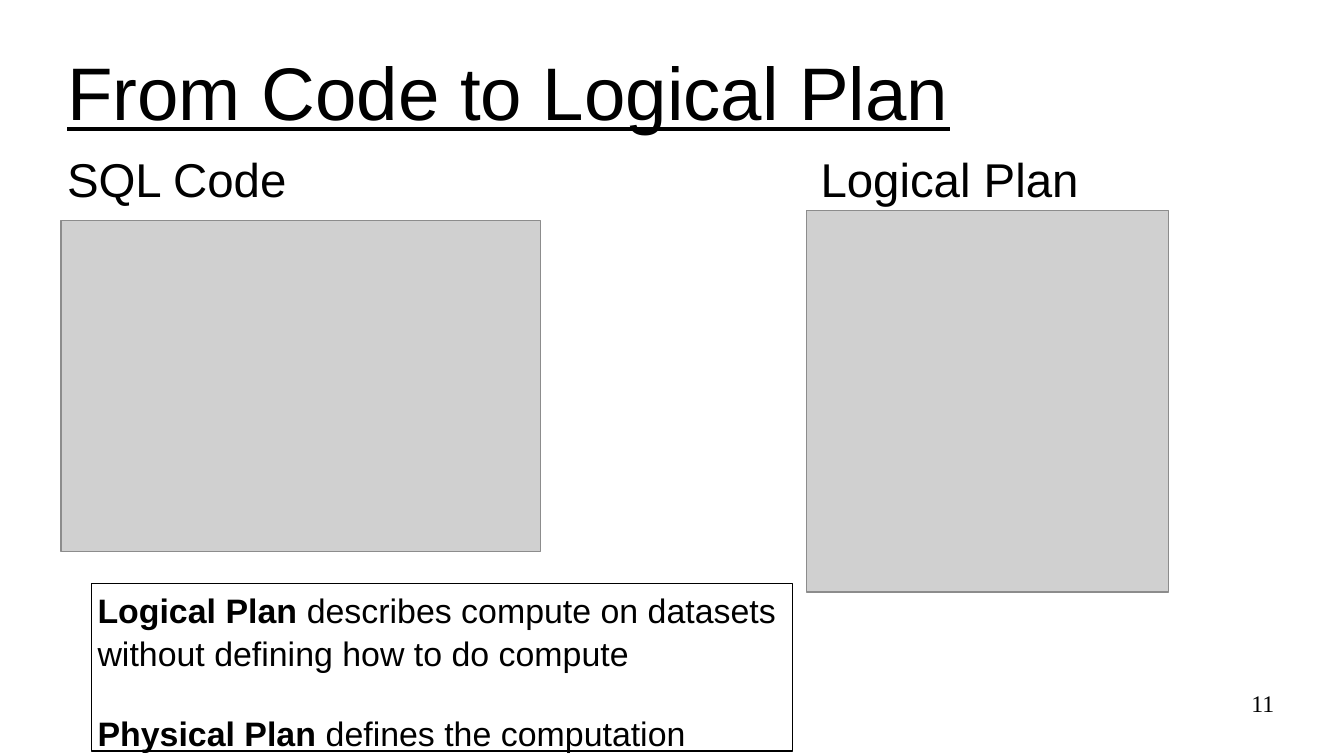
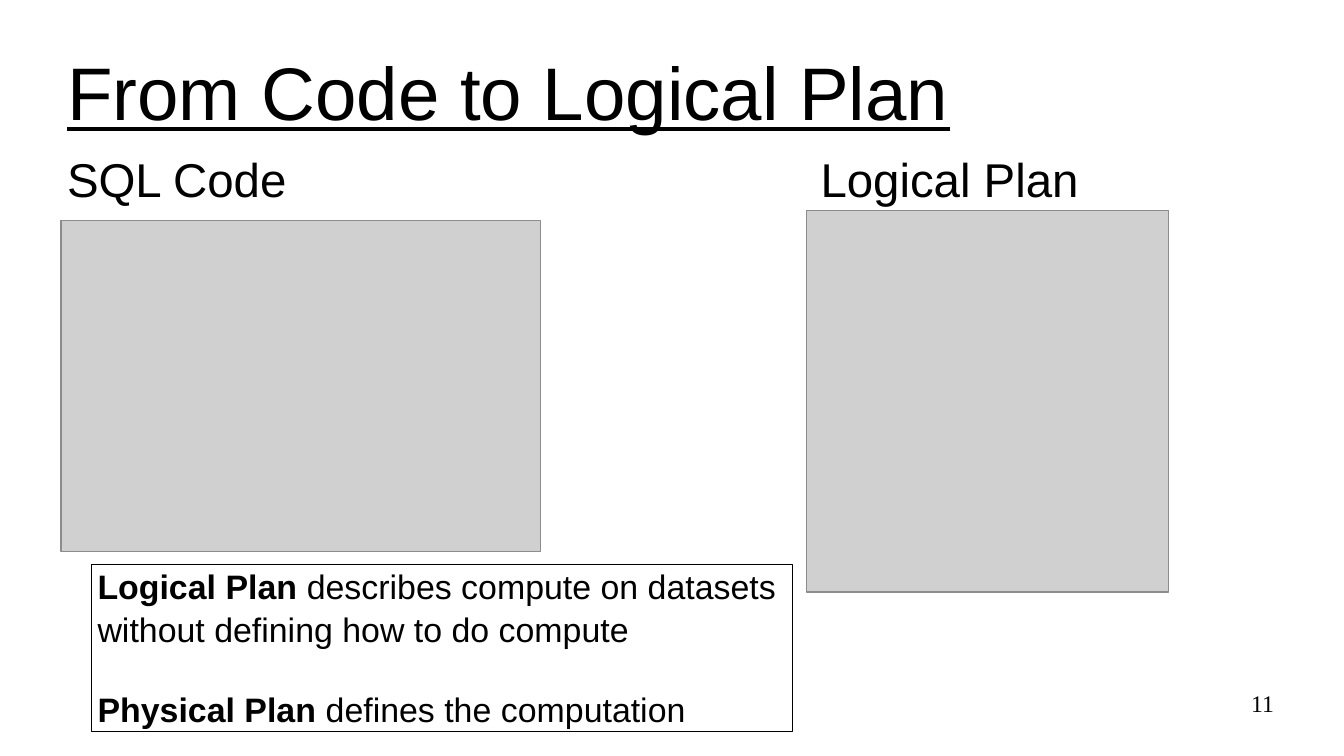
Before and after one commit to UVADS/distributed_computing, a slide deck: slide 11 of 03_dataframes_and_spark_sql/content_catalyst_optimizer/catalyst_optimizer_for_spark_sql.ppt. Drawn at 1344x756 pixels with LibreOffice and Linux fonts; fonts in the diff are those of the drawing; grey boxes stand for pictures. Boxes give left, top, right and bottom in pixels: in the first picture for what was removed or moved away, otherwise in the second. Text is boxed around its words. In the diff, an @@ line names an element or a change of style, - is before the commit and + after.

```diff
--- a/03_dataframes_and_spark_sql/content_catalyst_optimizer/catalyst_optimizer_for_spark_sql.ppt
+++ b/03_dataframes_and_spark_sql/content_catalyst_optimizer/catalyst_optimizer_for_spark_sql.ppt
@@ rectangle: place and size @@
-rectangle at <box>91,584,793,751</box>
+rectangle at <box>91,565,793,732</box>
@@ text "Logical Plan describes compute on ...": place and size @@
-text "Logical Plan describes compute on ..." at <box>98,598,776,753</box>
+text "Logical Plan describes compute on ..." at <box>98,574,776,729</box>
```
Also in this commit, not shown: 5 other slides changed, 2 slides added, 2 slides removed.
